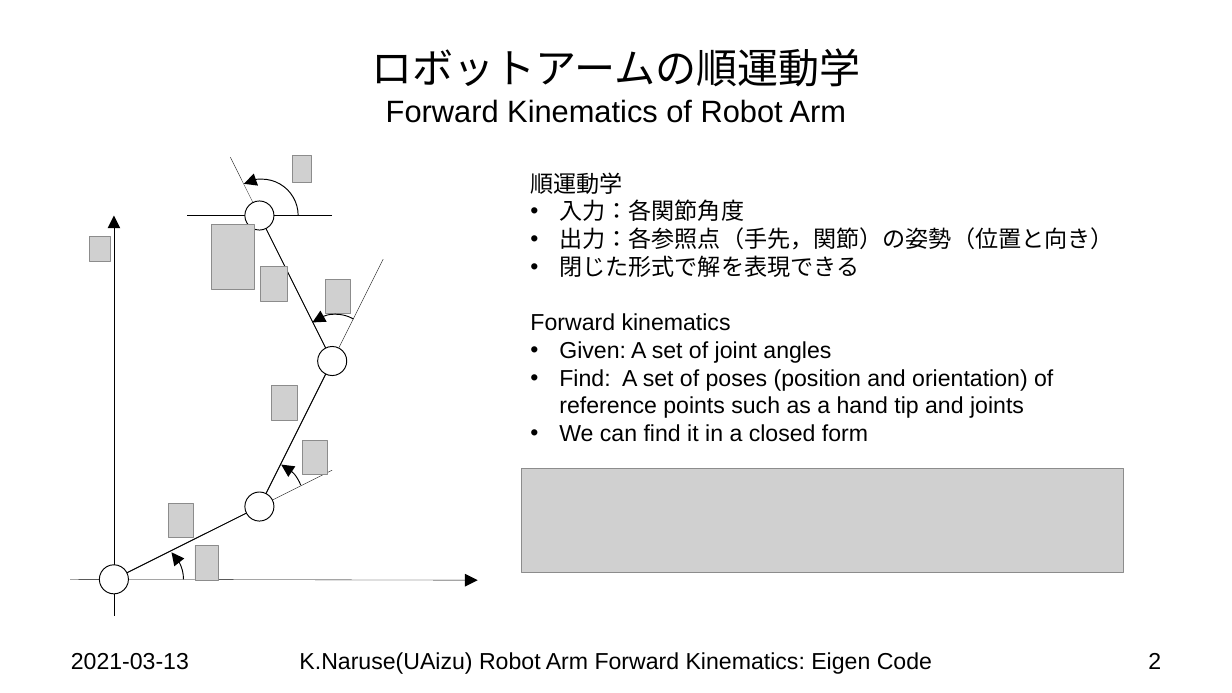
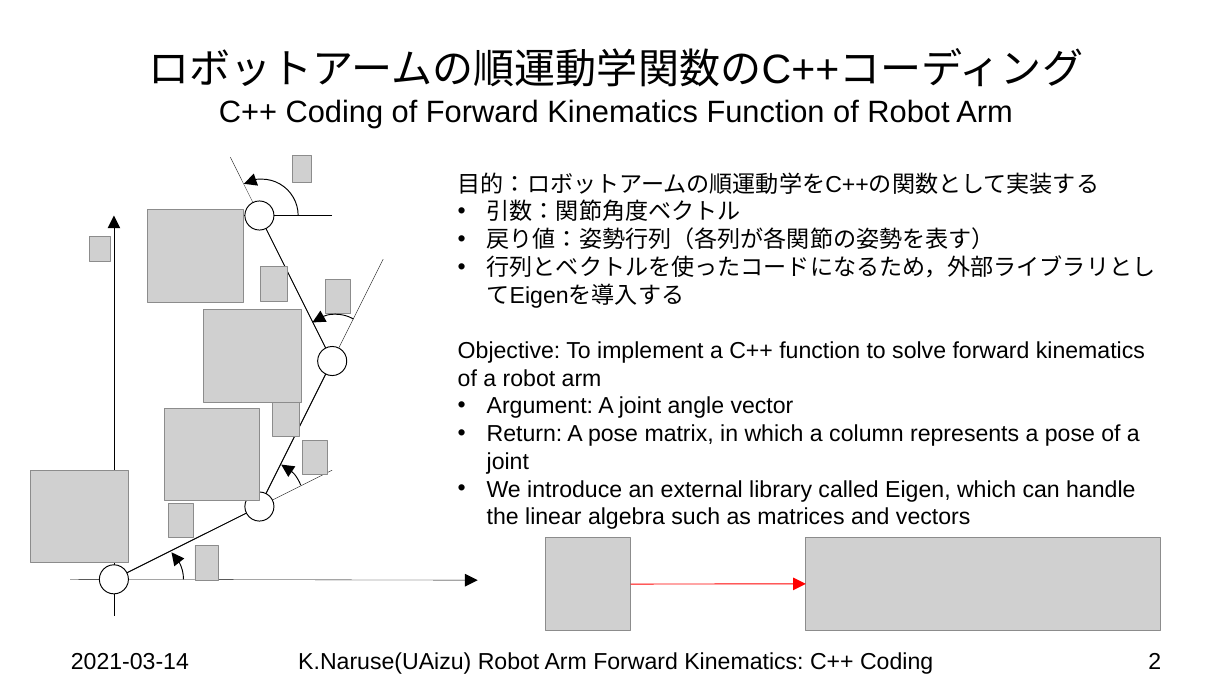
Before and after one commit to keitaronaruse/Naruse-robotics-tutorial, a slide deck: slide 2 of doc/slides/Robot-Arm-Forward-Kinematics-CPP-Code.pptx. Drawn at 1232x693 pixels with LibreOffice and Linux fonts; fonts in the diff are those of the drawing; grey boxes stand for pictures; background and template pictures are left out. Boxes give left, top, right and bottom in pixels: in the first picture for what was removed or moved away, otherwise in the second. Text is boxed around its words. In the diff, an @@ line names an element or a change of style, - is before the commit and + after.

```diff
--- a/doc/slides/Robot-Arm-Forward-Kinematics-CPP-Code.pptx
+++ b/doc/slides/Robot-Arm-Forward-Kinematics-CPP-Code.pptx
@@ title at box(149, 48, 1083, 128): text changed @@
-ロボットアームの順運動学
-Forward Kinematics of Robot Arm
+ロボットアームの順運動学関数のC++コーディング
+C++ Coding of Forward Kinematics Function of Robot Arm
@@ text at box(458, 172, 1156, 529): text changed @@
-順運動学
-• 入力：各関節角度
-• 出力：各参照点（手先，関節）の姿勢（位置と向き）
-• 閉じた形式で解を表現できる
-Forward kinematics
-• Given: A set of joint angles
-• Find: A set of poses (position and orientation) of reference points such as a hand tip and joints
-• We can find it in a closed form
+目的：ロボットアームの順運動学をC++の関数として実装する
+• 引数：関節角度ベクトル
+• 戻り値：姿勢行列（各列が各関節の姿勢を表す）
+• 行列とベクトルを使ったコードになるため，外部ライブラリとしてEigenを導入する
+Objective: To implement a C++ function to solve forward kinematics of a robot arm
+• Argument: A joint angle vector
+• Return: A pose matrix, in which a column represents a pose of a joint
+• We introduce an external library called Eigen, which can handle the linear algebra such as matrices and vectors
@@ picture added at box(147, 210, 243, 302) @@
@@ picture removed at box(212, 225, 254, 290) @@
@@ picture added at box(203, 310, 301, 402) @@
@@ picture added at box(165, 409, 259, 501) @@
@@ picture: place and size @@
-picture at box(271, 385, 298, 421)
+picture at box(273, 402, 299, 437)
@@ picture added at box(30, 470, 128, 563) @@
@@ picture removed at box(521, 469, 1124, 572) @@
@@ picture added at box(546, 538, 631, 630) @@
@@ picture added at box(806, 538, 1160, 630) @@
@@ arrow added from (630, 584) to (806, 584), #FF0000 0.75 pt @@
@@ text at box(71, 653, 189, 670): text changed @@
-2021-03-13
+2021-03-14
@@ text at box(298, 652, 933, 674): text changed @@
-K.Naruse(UAizu) Robot Arm Forward Kinematics: Eigen Code
+K.Naruse(UAizu) Robot Arm Forward Kinematics: C++ Coding
```
Also in this commit, not shown: 1 other slide changed, 2 slides added, 3 other files.
